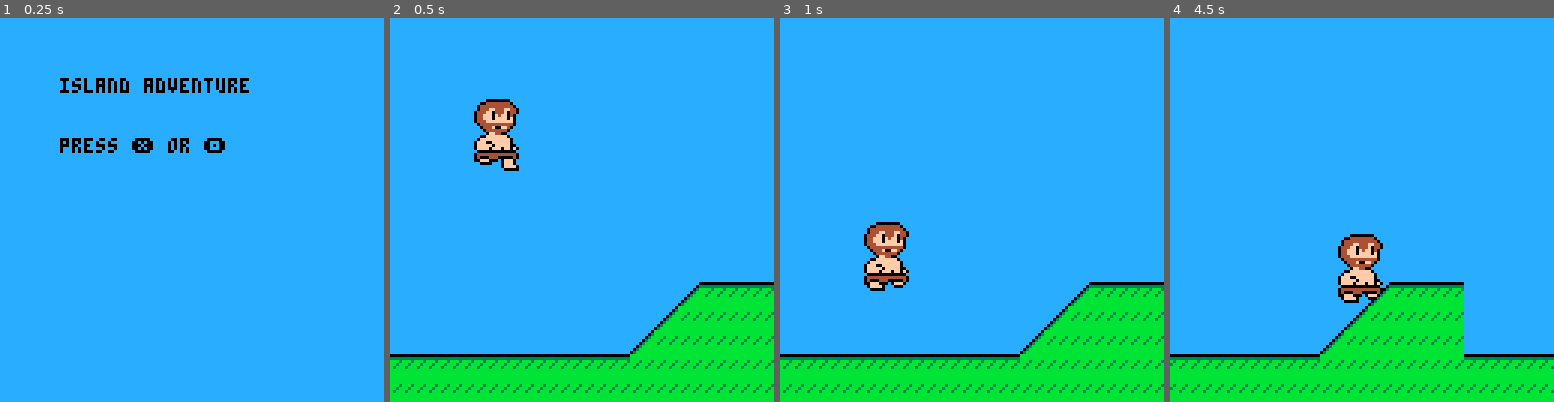
Above: before the commit, frames 1-4 (left to right).
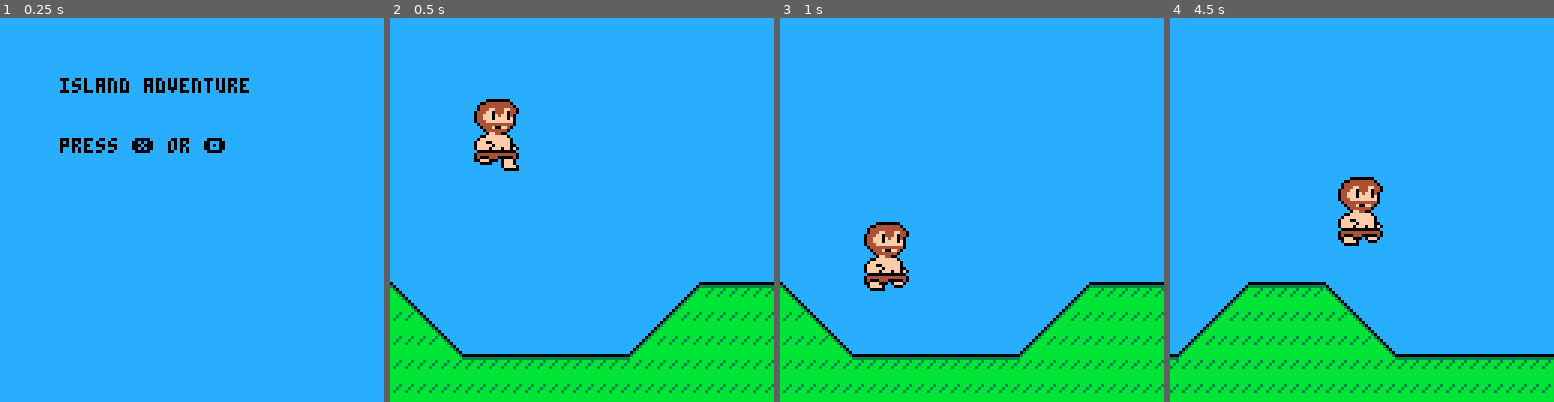
Above: after the commit, the same moments.

Repository: paloblanco/islandgame
Game: PICO-8 cartridge island.p8
The game is run twice, just before and just after one commit, with the same random seed, the same clock (stepped at 60 frames per second) and the same inputs.
Inputs:
- Up to frame 1 (0.25 s): no input
- Up to frame 2 (0.5 s): tap X (X key) at 0.33 s
- Up to frame 3 (1 s): tap O (Z key) at 0.7 s
- Up to frame 4 (4.5 s): tap X (X key) at 1.07, 1.85, 2.97, 4.08 s; hold Right 1.6-2.1 s; tap O (Z key) every 0.4 s from 1.7 to 4.1 s; hold Right 2.47-3.03 s; hold Left 3.08-3.58 s; hold Right from 4.02 s (still down)

Frame 1 is identical in both runs. In frame 2, 2.1% of the frame differs, in the area x 0-76%, y 68-90%; in frame 3, 2.1%; in frame 4, 17%, in the area x 0-100%, y 41-98%.

Commit message:
slopes working

Diff:
--- a/island.p8
+++ b/island.p8
@@ -175,9 +174,48 @@
 end
 
 function downcheck(p)
+	-- solid ground
 	local c1 = fget(mget2((p.x+1)\8,(p.y+7)\8),0)
 	local c2 = fget(mget2((p.x+6)\8,(p.y+7)\8),0)
-	return c1 or c2
+	if (c1 or c2) return true
+
+	-- slope right
+	if (downsloper(p)) return true
+
+	-- ground only
+	if (downonly(p)) return true
+
+	-- slope left
+	if (downslopel(p)) return true
+
+	-- all passing
+	return false
+end
+
+function downsloper(p)
+	local c1 = fget(mget2((p.x+4)\8,(p.y+7)\8),1)
+	if c1 then
+		local xc = (p.x+4)%8
+		local yc = (p.y+7)%8
+		return (7-yc) < xc
+	end
+	return false
+end
+
+function downslopel(p)
+	local c1 = fget(mget2((p.x+4)\8,(p.y+7)\8),3)
+	if c1 then
+		local xc = (p.x+4)%8
+		local yc = (p.y+7)%8
+		return yc > xc
+	end
+	return false
+end
+
+
+function downonly(p)
+	local c1 = fget(mget2((p.x+4)\8,(p.y+7)\8),2)
+	return c1
 end
 
 function rcheck(p)
@@ -239,21 +277,49 @@
 
 	for i=level.x0,level.x1-1,1 do
 		local starty=14
-		if i%16 > 12 then
+		if i%16 > 13 then
 			starty=11
 		end
 		mset2(i,starty,5)
+		if i%16 == 13 or i%16 == 15 then
+			starty=11
+			mset2(i,starty,54)
+		end
 		if i%16 == 12 then
 			starty=11
 			mset2(i,starty,37)
+			starty += 1
+			mset2(i,starty,53)
+		end
+		if i%16 == 0 then
+			starty=11
+			mset2(i,starty,38)
+			starty += 1
+			mset2(i,starty,22)
 		end
 		if i%16 == 11 then
 			starty=12
 			mset2(i,starty,37)
+			starty += 1
+			mset2(i,starty,53)
+		end
+		if i%16 == 1 then
+			starty=12
+			mset2(i,starty,38)
+			starty += 1
+			mset2(i,starty,22)
 		end
 		if i%16 == 10 then
 			starty=13
 			mset2(i,starty,37)
+			starty += 1
+			mset2(i,starty,53)
+		end
+		if i%16 == 2 then
+			starty=13
+			mset2(i,starty,38)
+			starty += 1
+			mset2(i,starty,22)
 		end
 		for yy=starty+1,15,1 do
 			mset2(i,yy,21)
@@ -343,7 +409,7 @@
 
 
 __gff__
-0000000000010000000000000000000000000000000100000000000000000000000000000002000000000000000000000000000000000000000000000000000000000000000000000000000000000000000000000000000000000000000000000000000000000000000000000000000000000000000000000000000000000000
+0000000000010000000000000000000000000000000104000000000000000000000000000002080000000000000000000000000000040400000000000000000000000000000000000000000000000000000000000000000000000000000000000000000000000000000000000000000000000000000000000000000000000000
 0000000000000000000000000000000000000000000000000000000000000000000000000000000000000000000000000000000000000000000000000000000000000000000000000000000000000000000000000000000000000000000000000000000000000000000000000000000000000000000000000000000000000000
 __map__
 0000000000000000000000000000000000000000000000000000000000000000000000000000000000000000000000000000000000000000000000000000000000000000000000000000000000000000000000000000000000000000000000000000000000000000000000000000000000000000000000000000000000000000
Not shown, changed: 24 lines of the sprite sheet (__gfx__) section of island.p8
